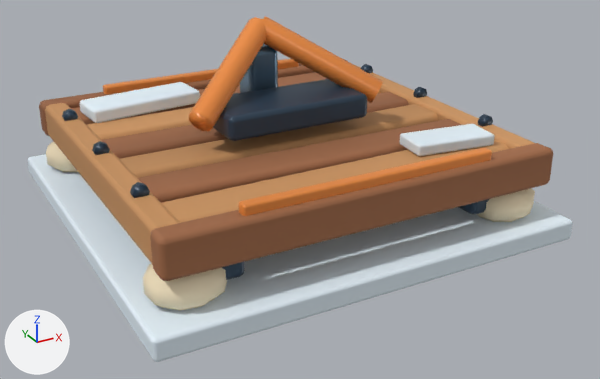
Two versions of the glTF model HavenlineGodot/assets/stations_v2/pad_upgrade.glb, one commit apart.
One viewpoint serves both versions: a 50 mm lens placed at (-1.74, -3.41, 1.69), pointed at (0.06, -0.13, 0.05). Every picture has the same lights, and +X, +Y and +Z are marked at lower left. The first picture is the older version. Vertices at exactly the same position are counted once.

The older version as bpy lines, for what is in view:
```python
me_pad_upgrade = bpy.data.meshes.new('pad_upgrade')
me_pad_upgrade.from_pydata(...)  # 1380 vertices, 2636 faces; spans x -1.01..1.01, y -1.01..1.01, z -0.06..0.85
# faces by material slot: [324, 320, 516, 540, 540, 288, 108]
me_pad_upgrade.materials.append(mat_hl_snow)
me_pad_upgrade.materials.append(mat_hl_cream)
me_pad_upgrade.materials.append(mat_hl_dark)
me_pad_upgrade.materials.append(mat_hl_wood)
me_pad_upgrade.materials.append(mat_hl_wood_light)
me_pad_upgrade.materials.append(mat_hl_orange)
me_pad_upgrade.materials.append(mat_hl_metal)
ob_pad_upgrade = bpy.data.objects.new('pad_upgrade', me_pad_upgrade)
ob_pad_upgrade.location = (0.0, 0.0, 0.0)
```
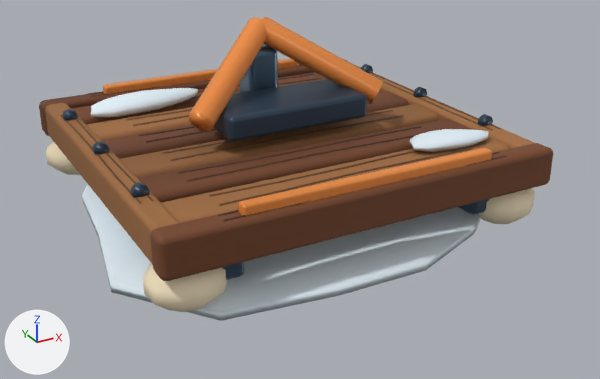
What changed in the scene script:
```text
Change me_pad_upgrade:
    used by ob_pad_upgrade; location = (0.0, 0.0, 0.0)
    remove me_pad_upgrade.from_pydata(...)  # 1380 vertices, 2636 faces; spans x -1.01..1.01, y -1.01..1.01, z -0.06..0.85
    add me_pad_upgrade.from_pydata(...)  # 2385 vertices, 4430 faces; spans x -1.0..1.14, y -0.96..1.08, z -0.11..0.85
    me_pad_upgrade part 1: the loose piece of 56 vertices spanning x -1.01..1.01, y -1.01..1.01, z -0.06..0.04 is rebuilt with 99 vertices and now spans x -1.0..1.14, y -0.96..1.08, z -0.11..0.08
    me_pad_upgrade part 2: the loose piece of 56 vertices spanning x -0.78..-0.18, y 0.45..0.71, z 0.35..0.42 is rebuilt with 86 vertices and now spans x -0.76..-0.15, y 0.47..0.7, z 0.34..0.43
    me_pad_upgrade part 3: the loose piece of 56 vertices spanning x 0.35..0.77, y -0.72..-0.5, z 0.35..0.41 is rebuilt with 86 vertices and now spans x 0.36..0.78, y -0.7..-0.51, z 0.34..0.41
    me_pad_upgrade part 4: 902 vertices added at x -0.89..0.89, y -0.89..0.89, z 0.34..0.37
    me_pad_upgrade part 5: 1080 kept faces spanning x -0.93..0.93, y -0.92..0.92, z 0.19..0.37 get new vertex colours; the middle colour goes from pale yellow #ece1cf to beige #ad9981
```

Where the change shows, as pixel boxes [x1, y1, x2, y2] in the pictures (600 x 379 px):
'pad_upgrade', reshaped (12% shorter)
    before: [27, 16, 573, 362]
    after: [39, 16, 553, 321]
part 1 of me_pad_upgrade, rebuilt
    before: [27, 154, 573, 362]
    after: [82, 184, 481, 321]
part 2 of me_pad_upgrade, rebuilt (11% narrower, 29% shorter)
    before: [79, 82, 200, 123]
    after: [91, 88, 198, 117]
part 3 of me_pad_upgrade, rebuilt (18% narrower, 27% shorter)
    before: [399, 124, 494, 156]
    after: [410, 129, 488, 152]
part 4 of me_pad_upgrade, added
    after: [60, 63, 507, 221]
part 5 of me_pad_upgrade, recoloured (darker)
    both: [39, 64, 553, 281]
